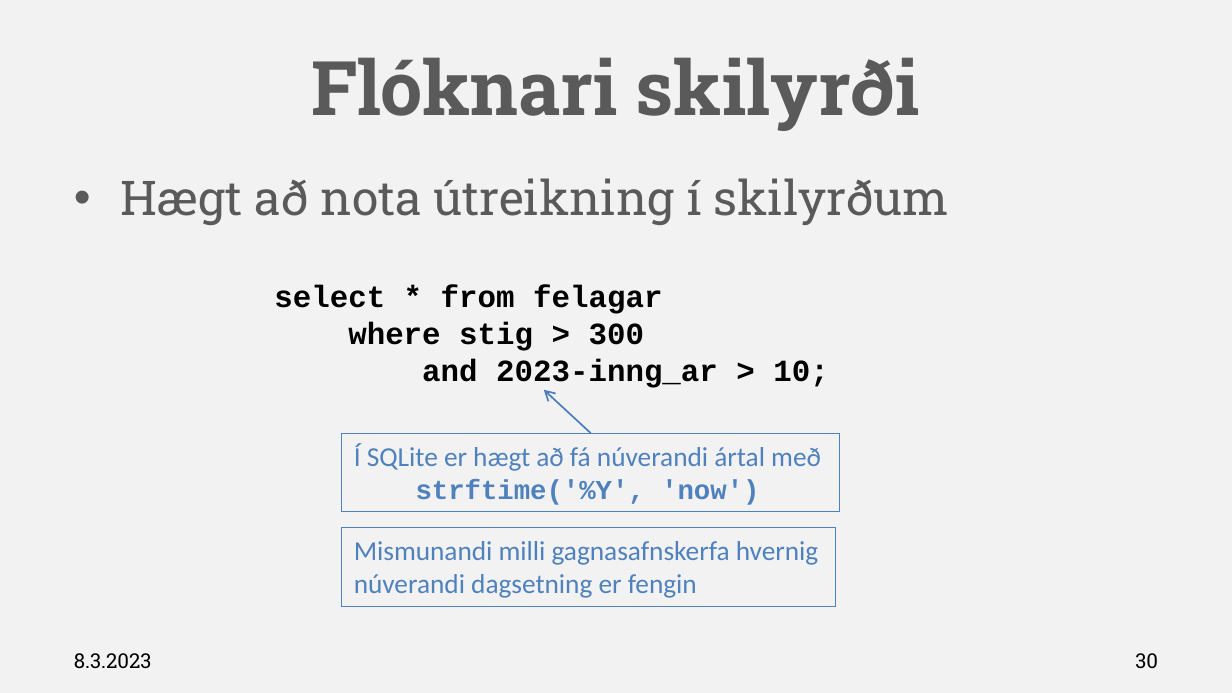
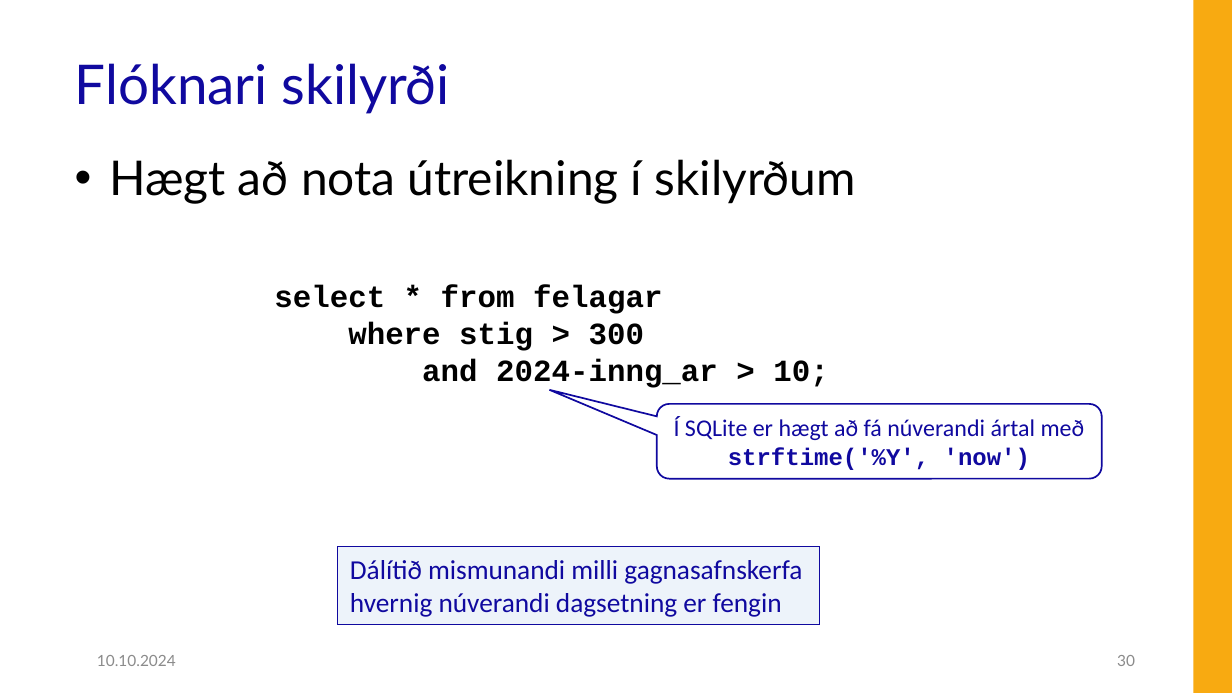
Before and after one commit to Hjalmtyr/SQL1, a slide deck: slide 30 of SQL-I.pptx. Drawn at 1232x693 pixels with LibreOffice and Linux fonts; fonts in the diff are those of the drawing; background and template pictures are left out. Boxes give left, top, right and bottom in pixels: in the first picture for what was removed or moved away, otherwise in the second. Text is boxed around its words. In the diff, an @@ line names an element or a change of style, - is before the commit and + after.

```diff
--- a/SQL-I.pptx
+++ b/SQL-I.pptx
@@ background #F2F2F2 to #FFFFFF @@
@@ rectangle added at [1194, 0, 1232, 693], fill #F8AA11 @@
@@ title "Flóknari skilyrði": place and size @@
-title "Flóknari skilyrði" at [311, 57, 920, 131]
+title "Flóknari skilyrði" at [75, 63, 450, 114]
@@ title "Flóknari skilyrði" at [75, 63, 450, 114]: size 44 to 32 pt, font Roboto Slab to Lato, text colour #5A5A5A to #10099F, bold off; alignment centre to left; line spacing 1 to 0.9; vertical alignment middle to bottom @@
@@ text "Hægt að nota útreikning í ...": place and size @@
-text "Hægt að nota útreikning í ..." at [120, 178, 949, 225]
+text "Hægt að nota útreikning í ..." at [109, 159, 856, 204]
@@ text "Hægt að nota útreikning í ..." at [109, 159, 856, 204]: font Roboto Slab to Lato, text colour #5A5A5A to #000000; indent changed @@
@@ text at [422, 359, 828, 390]: text changed @@
-and 2023-inng_ar > 10;
+and 2024-inng_ar > 10;
@@ arrow removed from (590, 434) to (543, 389) @@
@@ rounded speech box "Í SQLite er hægt að ...": place and size @@
-rounded speech box "Í SQLite er hægt að ..." at [341, 434, 839, 513]
+rounded speech box "Í SQLite er hægt að ..." at [657, 404, 1101, 479]
@@ rounded speech box "Í SQLite er hægt að ..." at [657, 404, 1101, 479]: size 16 to 14 pt, text colour #4F81BD to #10099F; alignment left to centre; vertical alignment top to middle; rectangle to rounded speech box; fill none to #FFFFFF; outline #4F81BD 0.75 pt to #10099F 1 pt @@
@@ rectangle "Dálítið mismunandi milli gagnasafnskerfa": place and size @@
-rectangle "Dálítið mismunandi milli gagnasafnskerfa" at [341, 527, 835, 606]
+rectangle "Dálítið mismunandi milli gagnasafnskerfa" at [338, 546, 819, 625]
@@ rectangle "Dálítið mismunandi milli gagnasafnskerfa" at [338, 546, 819, 625]: fill none to #C6D9F1 at 30% opacity; outline #4F81BD 0.75 pt to #10099F 0.75 pt @@
@@ text in rectangle at [350, 560, 802, 617]: text changed; text colour #4F81BD to #10099F @@
-Mismunandi milli gagnasafnskerfa hvernig
-núverandi dagsetning er fengin
+Dálítið mismunandi milli gagnasafnskerfa
+hvernig núverandi dagsetning er fengin
@@ text at [97, 655, 176, 666]: text changed; size 12 to 9 pt; font Roboto Slab to Lato; text colour #000000 to #8C8C8C @@
-8.3.2023
+10.10.2024
@@ page number: place and size @@
-page number at [1135, 653, 1158, 669]
+page number at [1117, 655, 1135, 666]
@@ page number at [1117, 655, 1135, 666]: size 12 to 9 pt, font Roboto Slab to Lato, text colour #000000 to #8C8C8C @@
```
Also in this commit, not shown: 81 other slides changed, 2 slides added, 2 slides removed, 25 other files.
